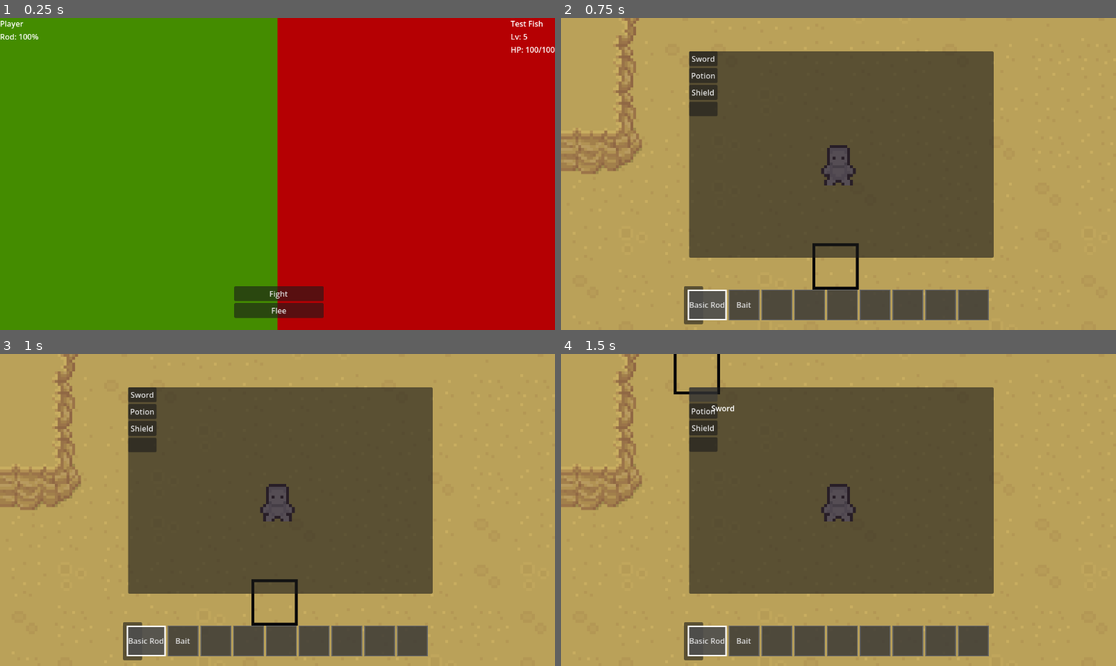
Above: before the commit, frames 1-4 (two rows, left to right).
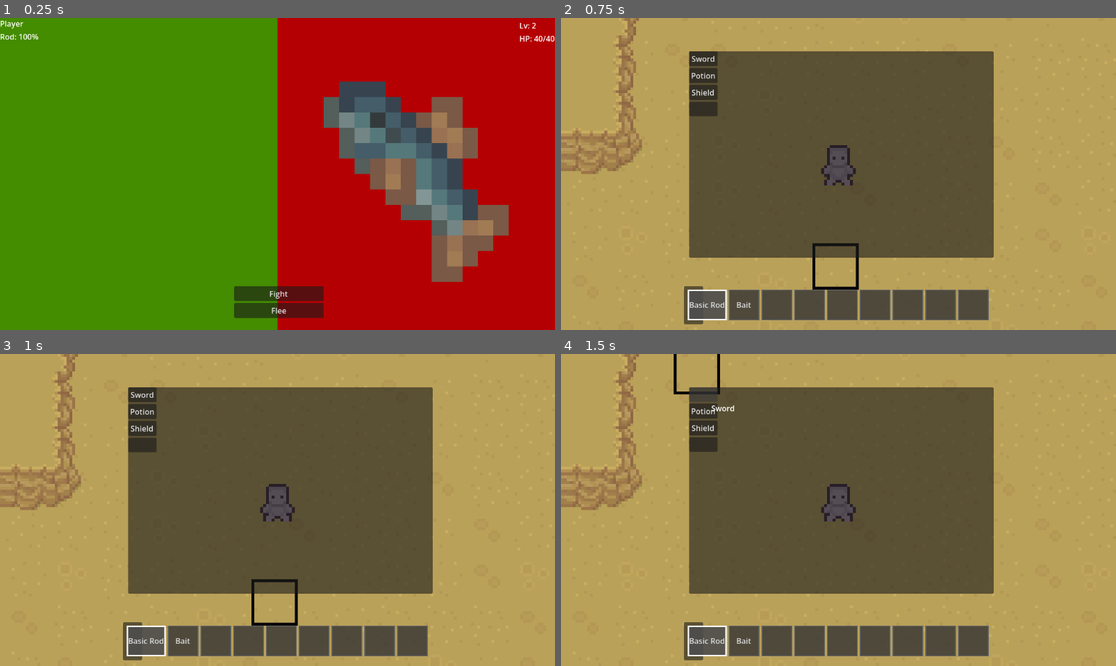
Above: after the commit, the same moments.

Repository: sagedontgo/tidal-typists
Game: Godot game, scene res://scenes/combat.tscn
Same seed, same stepped clock (60 frames per second), same inputs: the game is played once before the commit and once after it. This scene is started directly instead of the project's main scene.
Inputs:
- Up to frame 1 (0.25 s): no input
- Up to frame 2 (0.75 s): click "Flee" at 0.5 s
- Up to frame 3 (1 s): no input
- Up to frame 4 (1.5 s): click "Sword" at 1.25 s

The runs differ from the first frame. In frame 1, 11% of the frame differs, in the area x 58-100%, y 0-85%; in frame 2, nothing differs; in frame 3, nothing differs; in frame 4, nothing differs.

Commit message:
Combat system displays fish sprite; almost done.

Diff:
--- a/tidal-typists/scenes/combat.tscn
+++ b/tidal-typists/scenes/combat.tscn
@@ -29,6 +29,21 @@
 layout_mode = 2
 size_flags_horizontal = 3
 color = Color(0.71, 0, 0.011833153, 1)
+
+[node name="FishSprite" type="TextureRect" parent="HBoxContainer/Right" unique_id=897568758]
+layout_mode = 1
+anchors_preset = 8
+anchor_left = 0.5
+anchor_top = 0.5
+anchor_right = 0.5
+anchor_bottom = 0.5
+offset_left = -20.0
+offset_top = -20.0
+offset_right = 20.0
+offset_bottom = 20.0
+grow_horizontal = 2
+grow_vertical = 2
+stretch_mode = 5
 
 [node name="ChoiceButtons" type="VBoxContainer" parent="." unique_id=1061261523]
 layout_mode = 0
@@ -98,8 +113,9 @@
 offset_bottom = 40.0
 grow_horizontal = 0
 
-[node name="FishNameLabel" type="Label" parent="FishInfo" unique_id=584041357]
+[node name="FishNameLabel" type="RichTextLabel" parent="FishInfo" unique_id=202100427]
 layout_mode = 2
+bbcode_enabled = true
 
 [node name="FishLevelLabel" type="Label" parent="FishInfo" unique_id=8916313]
 layout_mode = 2
--- a/tidal-typists/scenes/game.tscn
+++ b/tidal-typists/scenes/game.tscn
@@ -1,6 +1,6 @@
 [gd_scene format=4 uid="uid://c1e7sx3yc3jse"]
 
-[ext_resource type="Script" uid="uid://vl3sxoylpicp" path="res://scenes/game.gd" id="1_p57ef"]
+[ext_resource type="Script" uid="uid://vl3sxoylpicp" path="res://scripts/game.gd" id="1_p57ef"]
 [ext_resource type="PackedScene" uid="uid://bscfmqhblkamj" path="res://scenes/player.tscn" id="1_uwrxv"]
 [ext_resource type="PackedScene" uid="uid://n8r3fs1np7yu" path="res://scenes/cursor.tscn" id="2_lnu2h"]
 [ext_resource type="Texture2D" uid="uid://cod6ppkby6116" path="res://assets/map/tiles.png" id="2_yqjtg"]
--- a/tidal-typists/scripts/combat.gd
+++ b/tidal-typists/scripts/combat.gd
@@ -19,6 +19,7 @@
 @onready var result_label = $ResultUI/ResultLabel
 @onready var damage_label = $ResultUI/DamageLabel
 @onready var continue_button = $ResultUI/ContinueButton
+@onready var fish_sprite = $HBoxContainer/Right/FishSprite
 
 @export var easy_words: Array[String] = [
 	"the", "and", "cat", "dog", "sun", "boy", "run", "sit", "big", "hot"
@@ -49,6 +50,7 @@
 
 func _ready() -> void:
 	update_ui()
+	load_fish_sprite()
 	choice_buttons.visible = true
 	prep_timer_ui.visible = false
 	combat_ui.visible = false
@@ -59,9 +61,38 @@
 	continue_button.pressed.connect(on_continue_pressed)
 	input_box.text_submitted.connect(on_text_submitted)
 
+func load_fish_sprite() -> void:
+	if GlobalData.current_fish.has("sprite_path"):
+		print("Loading sprite from: ", GlobalData.current_fish["sprite_path"])
+		var texture = load(GlobalData.current_fish["sprite_path"])
+		if texture:
+			print("Texture loaded successfully")
+			fish_sprite.texture = texture
+		else:
+			print("Failed to load texture")
+	else:
+		print("No sprite_path in current_fish")
+
 func update_ui() -> void:
+	if GlobalData.current_fish.is_empty():
+		GlobalData.current_fish = GlobalData.roll_random_fish()
+		GlobalData.rod_durability = 100
+
 	rod_durability_label.text = "Rod: " + str(GlobalData.rod_durability) + "%"
-	fish_name_label.text = GlobalData.current_fish["name"]
+	var rarity_color = ""
+	if GlobalData.current_fish.has("rarity"):
+		match GlobalData.current_fish["rarity"]:
+			"common":
+				rarity_color = "[color=gray]"
+			"uncommon":
+				rarity_color = "[color=green]"
+			"rare":
+				rarity_color = "[color=blue]"
+			"legendary":
+				rarity_color = "[color=gold]"
+
+	fish_name_label.text = rarity_color + GlobalData.current_fish["name"] + "[/color]"
+	fish_name_label.bbcode_enabled = true
 	fish_level_label.text = "Lv: " + str(GlobalData.current_fish["level"])
 	fish_health_label.text = "HP: " + str(GlobalData.current_fish["health"]) + "/" + str(GlobalData.current_fish["max_health"])
 
--- a/tidal-typists/scenes/game.gd
+++ b/tidal-typists/scripts/game.gd
@@ -97,20 +97,9 @@
 func catch_fish() -> void:
 	is_fishing = false
 	waiting_label.visible = false
+	player.can_move = true
 
-	var fish_level = randi_range(1, 10)
-	var fish_names = ["Bass", "Trout", "Salmon", "Catfish", "Pike"]
-	var fish_name = fish_names[randi() % fish_names.size()]
-	var fish_health = fish_level * 20
-	var fish_max_damage = fish_level * 5
-
-	GlobalData.current_fish = {
-		"name": fish_name,
-		"level": fish_level,
-		"health": fish_health,
-		"max_health": fish_health,
-		"max_damage": fish_max_damage
-	}
+	GlobalData.current_fish = GlobalData.roll_random_fish()
 	GlobalData.rod_durability = 100
 
 	get_tree().change_scene_to_file("res://scenes/combat.tscn")
--- a/tidal-typists/scripts/global_data.gd
+++ b/tidal-typists/scripts/global_data.gd
@@ -1,10 +1,96 @@
 extends Node
 
-var current_fish = {
-	"name": "Test Fish",
-	"level": 5,
-	"health": 100,
-	"max_health": 100,
-	"max_damage": 25
+var fish_database = {
+	"common": [
+		{
+			"name": "Cod",
+			"min_level": 1,
+			"max_level": 3,
+			"sprite_path": "res://assets/fish/common/cod.png"
+		},
+		{
+			"name": "Sardine",
+			"min_level": 2,
+			"max_level": 5,
+			"sprite_path": "res://assets/fish/common/sardine.png"
+		}
+	],
+	"uncommon": [
+		{
+			"name": "Bream",
+			"min_level": 4,
+			"max_level": 7,
+			"sprite_path": "res://assets/fish/uncommon/bream.png"
+		},
+		{
+			"name": "Clown Fish",
+			"min_level": 5,
+			"max_level": 8,
+			"sprite_path": "res://assets/fish/uncommon/clown_fish.png"
+		}
+	],
+	"rare": [
+		{
+			"name": "Atlantic Bass",
+			"min_level": 7,
+			"max_level": 10,
+			"sprite_path": "res://assets/fish/rare/atlantic_bass.png"
+		},
+		{
+			"name": "Banded Butterfly Fish",
+			"min_level": 8,
+			"max_level": 12,
+			"sprite_path": "res://assets/fish/rare/banded_butterflyfish.png"
+		}
+	],
+	"legendary": [
+		{
+			"name": "Blobfish",
+			"min_level": 10,
+			"max_level": 15,
+			"sprite_path": "res://assets/fish/legendary/blobfish.png"
+		}
+	]
 }
+
+var rarity_weights = {
+	"common": 60,
+	"uncommon": 30,
+	"rare": 9,
+	"legendary": 1
+}
+
+var current_fish = {}
 var rod_durability = 100
+
+func roll_random_fish() -> Dictionary:
+	var total_weight = 0
+	for weight in rarity_weights.values():
+		total_weight += weight
+
+	var roll = randi_range(1, total_weight)
+	var current_weight = 0
+	var selected_rarity = "common"
+
+	for rarity in rarity_weights.keys():
+		current_weight += rarity_weights[rarity]
+		if roll <= current_weight:
+			selected_rarity = rarity
+			break
+
+	var fish_pool = fish_database[selected_rarity]
+	var fish_data = fish_pool[randi() % fish_pool.size()]
+
+	var fish_level = randi_range(fish_data["min_level"], fish_data["max_level"])
+	var fish_health = fish_level * 20
+	var fish_max_damage = fish_level * 5
+
+	return {
+		"name": fish_data["name"],
+		"level": fish_level,
+		"health": fish_health,
+		"max_health": fish_health,
+		"max_damage": fish_max_damage,
+		"sprite_path": fish_data["sprite_path"],
+		"rarity": selected_rarity
+	}
Binary file added: tidal-typists/assets/fish/common/cod.png
Not shown, added: tidal-typists/assets/fish/common/cod.png.import
Binary file added: tidal-typists/assets/fish/common/dab.png
Not shown, added: tidal-typists/assets/fish/common/dab.png.import
Binary file added: tidal-typists/assets/fish/common/herring.png
Not shown, added: tidal-typists/assets/fish/common/herring.png.import
Binary file added: tidal-typists/assets/fish/common/mackerel.png
Not shown, added: tidal-typists/assets/fish/common/mackerel.png.import
Binary file added: tidal-typists/assets/fish/common/plaice.png
Not shown, added: tidal-typists/assets/fish/common/plaice.png.import
Binary file added: tidal-typists/assets/fish/common/pollock.png
Not shown, added: tidal-typists/assets/fish/common/pollock.png.import
(and 62 more such lines)
